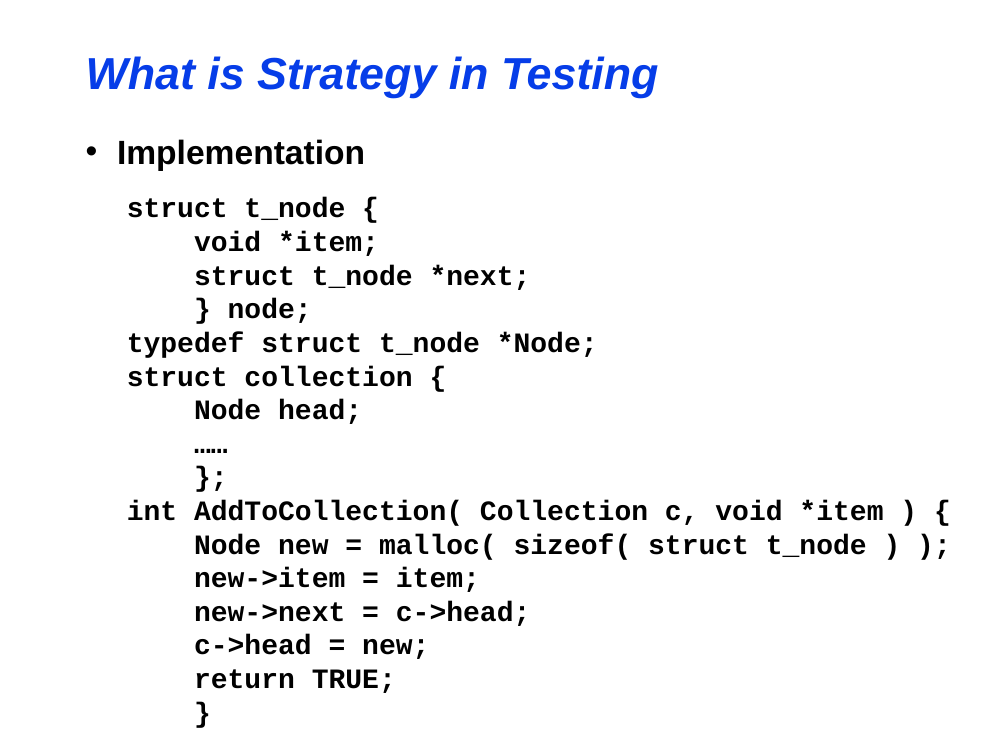
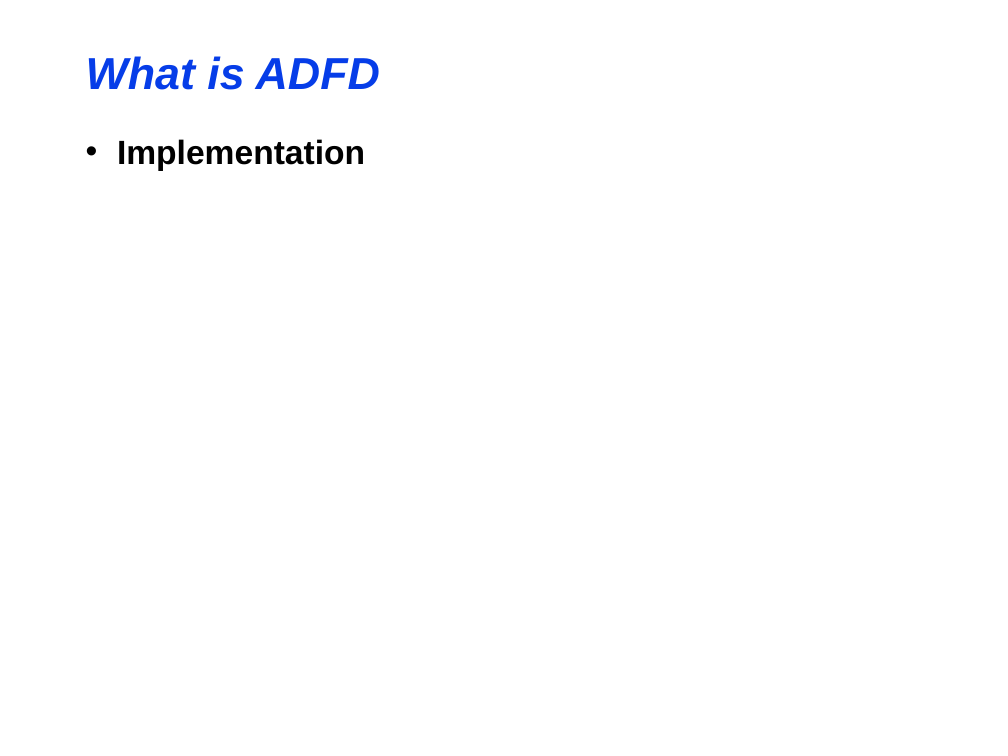
Before and after one commit to maochy/yeti-test, a slide deck: slide 12 of ThesisSeminar/ThesisSeminar.ppt (slide 6 before the commit). Drawn at 1008x756 pixels with LibreOffice and Linux fonts; fonts in the diff are those of the drawing. Boxes give left, top, right and bottom in pixels: in the first picture for what was removed or moved away, otherwise in the second. Text is boxed around its words. In the diff, an @@ line names an element or a change of style, - is before the commit and + after.

```diff
--- a/ThesisSeminar/ThesisSeminar.ppt
+++ b/ThesisSeminar/ThesisSeminar.ppt
@@ title at bbox=[86, 56, 380, 90]: text changed @@
-What is Strategy in Testing
+What is ADFD
@@ text removed at bbox=[127, 198, 883, 693] @@
-struct t_node {
-void *item;
-struct t_node *next;
-} node;
-typedef struct t_node *Node;
-struct collection {
-Node head;
-……
-};
-int AddToCollection( Collection c, void *item ) {
-Node new = malloc( sizeof( struct t_node ) );
-new->item = item;
-new->next = c->head;
-c->head = new;
-return TRUE;
-}
```
Also in this commit, not shown: 6 other slides changed, 8 slides added, 9 slides removed.
